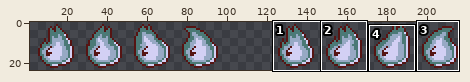
File history of a sprite sheet, assets/graphics/Animation/Sheets/Enemies/Enemy_2_(Indestructible)/Movement_right-Sheet.png. The picture above shows the old version from afar; the outline marks the close-up.
Close-up. Before:
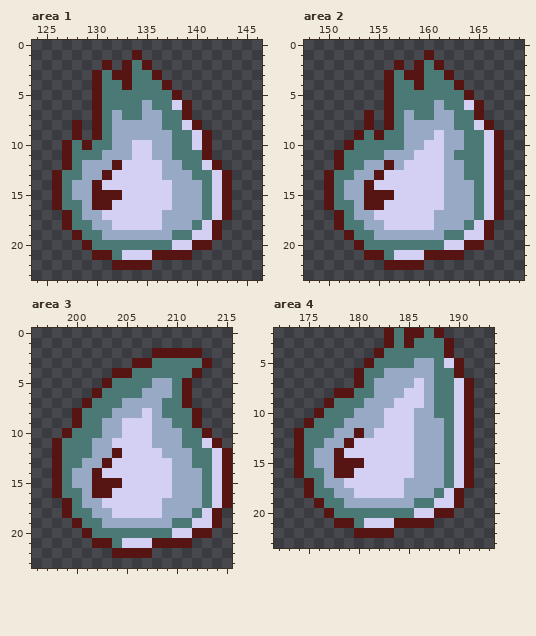
The file is 216x24 pixels. Shown: area 1: x 124..146, y 0..23; area 2: x 148..169, y 0..23; area 3: x 196..215, y 0..23; area 4: x 172..193, y 2..23. The old version is drawn lined up with the new one. The wide view leaves out empty margins. The commit also changed other parts of the picture, which this record leaves out.
And afterwards:
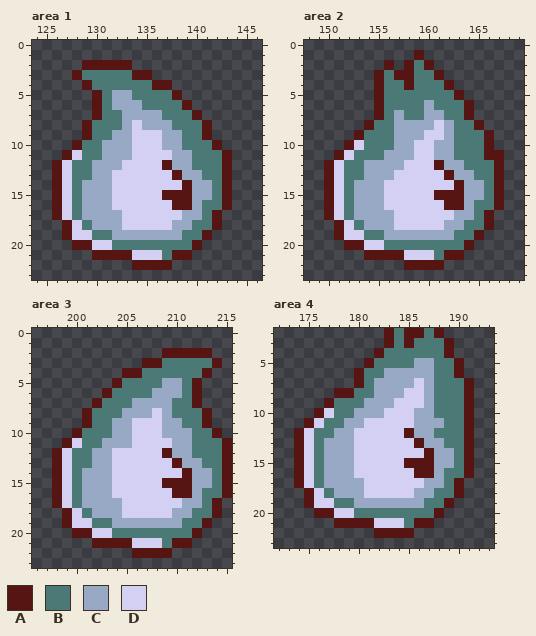
Palette (. is transparent): A #561413  B #4b7976  C #97a9c4  D #d3d0f4
Change:
drawings rearranged on the sheet (the old picture shows each at its new place; 1 dropped ones are not shown)
Changed rows in their new state; - is an unchanged pixel.
Area 1:
first column x 126:
 1 --------.---------
 2 ---AA-A-..--------
 3 --ABB-BBAA.-------
 4 ---AB--B--A-------
 5 ------CC----------
 6 ------CCCB--B-----
 7 ------BCC----BA---
 8 --.AB-B-D--C-BBA--
 9 --.AB---DDD-C-B---
10 -.AB-C----D-C-BBA-
11 --D-------DDCC-BBA
12 AD-B--C----A-C-BBA
13 -D-B-C-----DA-C-B-
14 -DB-CC------DA-CB-
15 -DB-CCD----AAA-CB-
16 -D--CC------AA--B-
17 AD---CC----DD---A.
18 --D---C----D---B--
19 -ADD-B------C-BA.-
20 --A-DD------BB-.--
21 ------AA--DB------
22 ------..--AA------
Area 2:
first column x 150:
 1 ---------A.-------
 2 ------A.ABA.------
 3 -----ABA-B-A.-----
 4 -----AB-AB--A.----
 5 -----AB------A.---
 6 -----AB---CB--A.--
 7 ----.ABCB-C-B-A.--
 8 -----BBC---D---A.-
 9 -----B-C--D--B--A.
10 ---D---C-D-C-B--A.
11 --D--------C----A-
12 AD----C----A----B-
13 -D-B-CC-----A-C-B-
14 -DB-CC------DA-CB-
15 -DB-CCD----AAA-CB-
16 -D--CC------AA--B-
17 AD---CC----DD---A.
18 --D---C----D---B--
19 -ADD-B------C-BA.-
20 --A-DD------BB-.--
21 ------AA--DB------
22 ------..--AA------
Area 3:
first column x 198:
 2 ----------.----A--
 3 --------.-A----BA-
 4 ------.-A-----BA--
 5 -----.A---B-CBA---
 6 ----.A---B--CBA---
 7 ---.A--B---C-BA---
 8 --.A--B--CDC--BA--
 9 --.A-B-C--D-C-BA--
10 -.A--B-C--D--C-BA-
11 .AD-B-CC--DD-C-BBA
12 -D----D----A----B-
13 -D-B-C------A-C-B-
14 -DB-CC------DA-CB-
15 -DB-CCD----AAA-CB-
16 -D--CC------AA--B-
17 AD---CC----DD---A.
18 --D---C----D---B--
19 -ADD-B------C-BA.-
20 --A-DD------BB-.--
21 ------AA--DB------
22 ------..--AA------
Area 4:
first column x 174:
 5 ---------------B--
 7 ----------------B-
 8 ----------------B-
 9 ----------------B-
10 ---D------------B-
11 --D----DD-------B-
12 -D----DD---A--B-B-
13 -D---C------A---B-
14 -DB-CC------DA-CB-
15 -DB-CCD----AAA-CB-
16 -D--CC------AA--B-
17 AD---CC----DD---A.
18 --D---C----D---B--
19 -ADD-B------C-BA.-
20 --A-DD------BB-.--
21 ------AA--DB------
22 ------..--AA------
